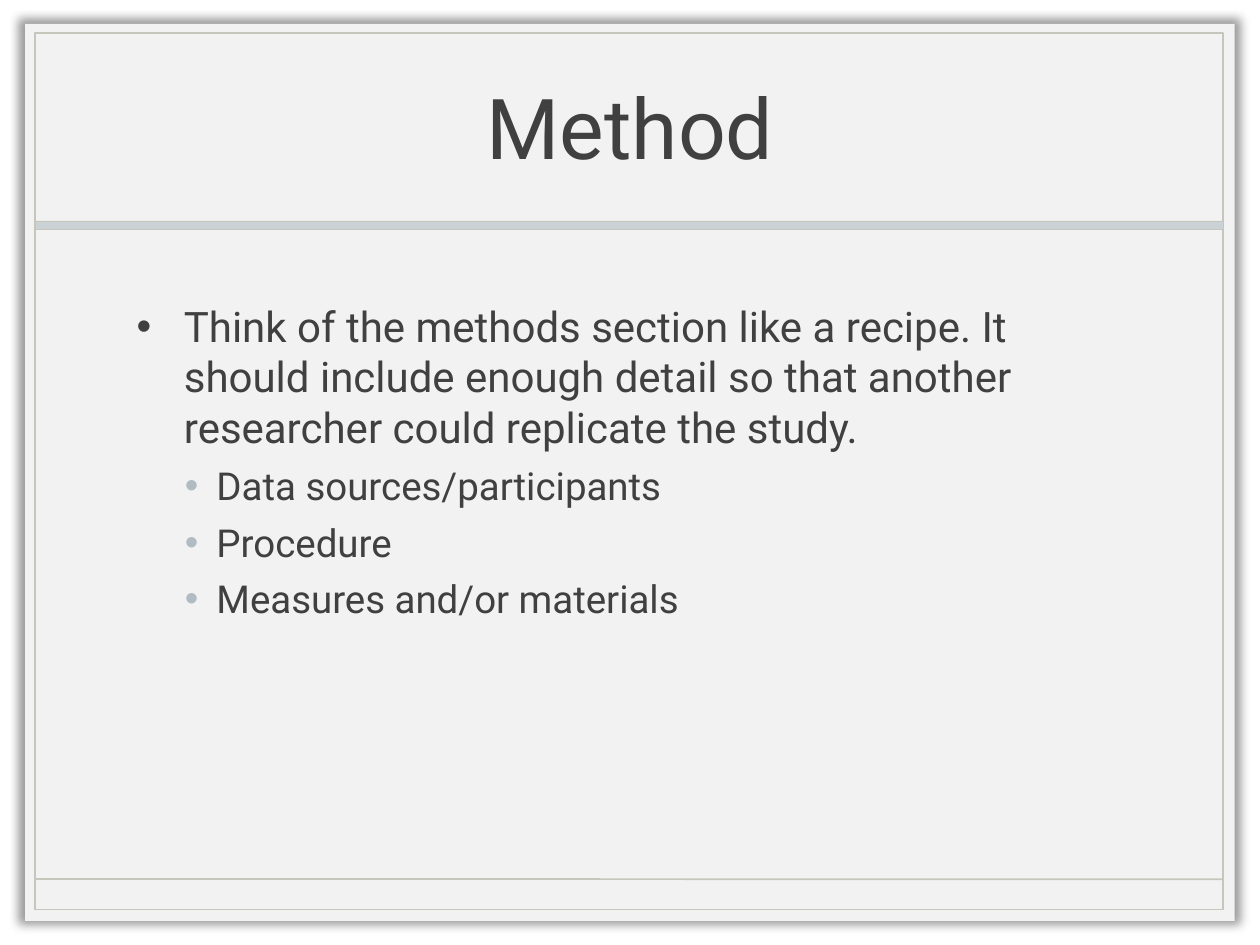
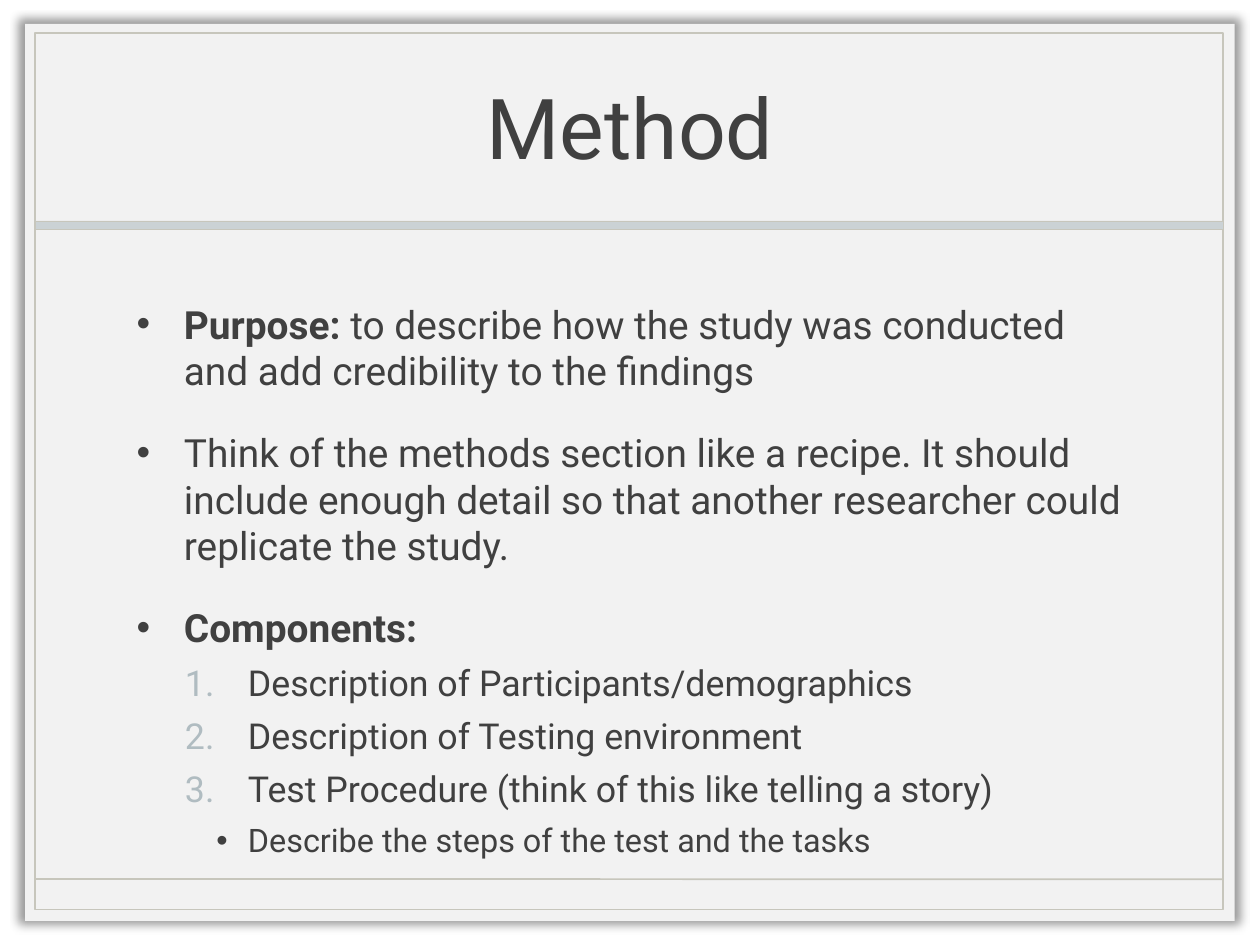
Before and after one commit to doctorlam/tecm4180, a slide deck: slide 10 of readings/imrad-usability.pptx. Drawn at 1260x945 pixels with LibreOffice and Linux fonts; fonts in the diff are those of the drawing; background and template pictures are left out. Boxes give left, top, right and bottom in pixels: in the first picture for what was removed or moved away, otherwise in the second. Text is boxed around its words. In the diff, an @@ line names an element or a change of style, - is before the commit and + after.

```diff
--- a/readings/imrad-usability.pptx
+++ b/readings/imrad-usability.pptx
@@ text at (x1=184, y1=310, x2=1065, y2=394): paragraph added @@
+• Purpose: to describe how the study was conducted and add credibility to the findings
@@ text at (x1=184, y1=437, x2=1121, y2=569): size 24 to 22.2 pt in "Think of the methods section like a ..." @@
@@ text at (x1=184, y1=614, x2=993, y2=853): text changed; size 22 to 20.4 pt @@
-  • Data sources/participants
-  • Procedure
-  • Measures and/or materials
+• Components:
+  1. Description of Participants/demographics
+  2. Description of Testing environment
+  3. Test Procedure (think of this like telling a story)
+    • Describe the steps of the test and the tasks
```
Also in this commit, not shown: 2 other slides changed, 6 slides added, 3 slides removed, 8 other files.
